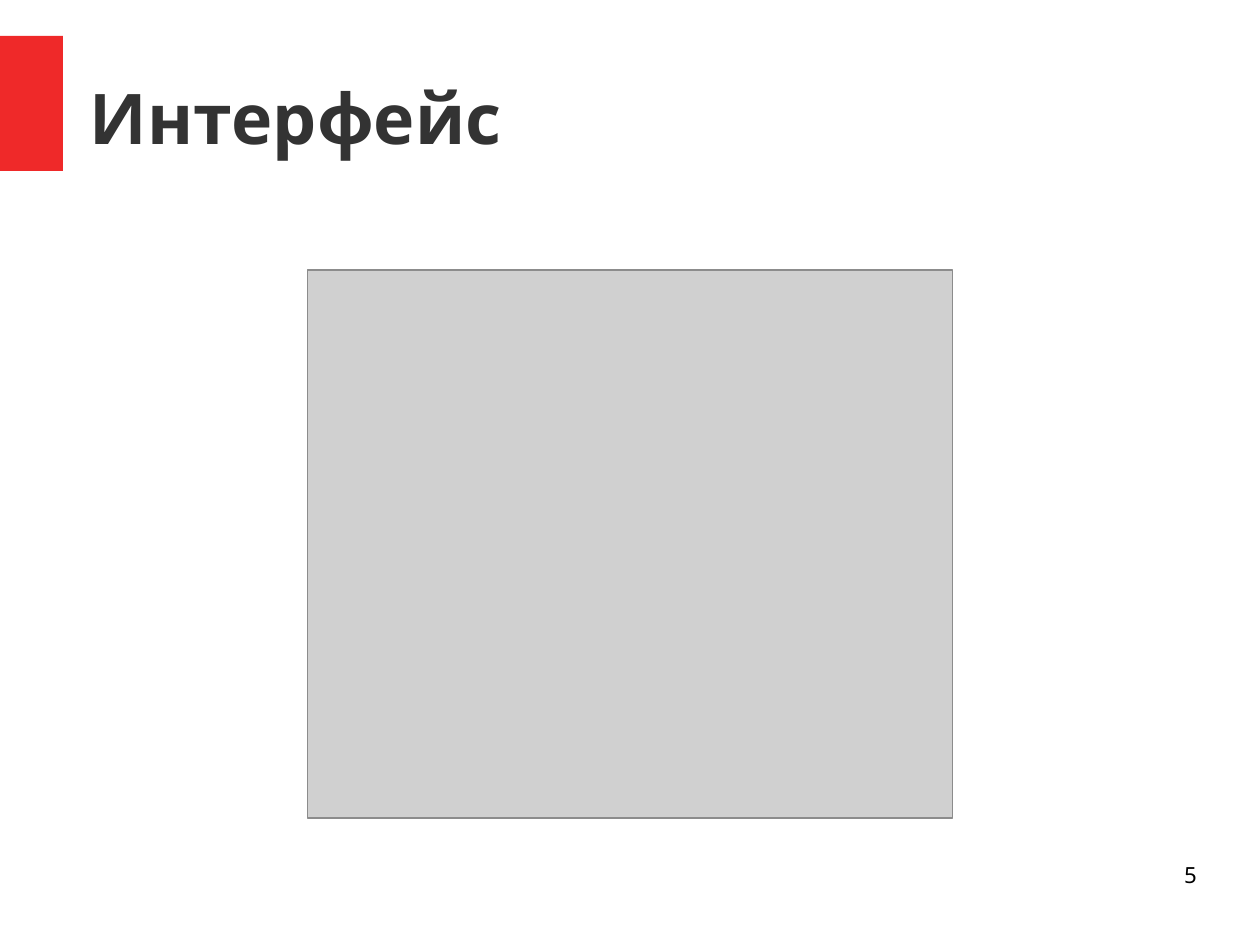
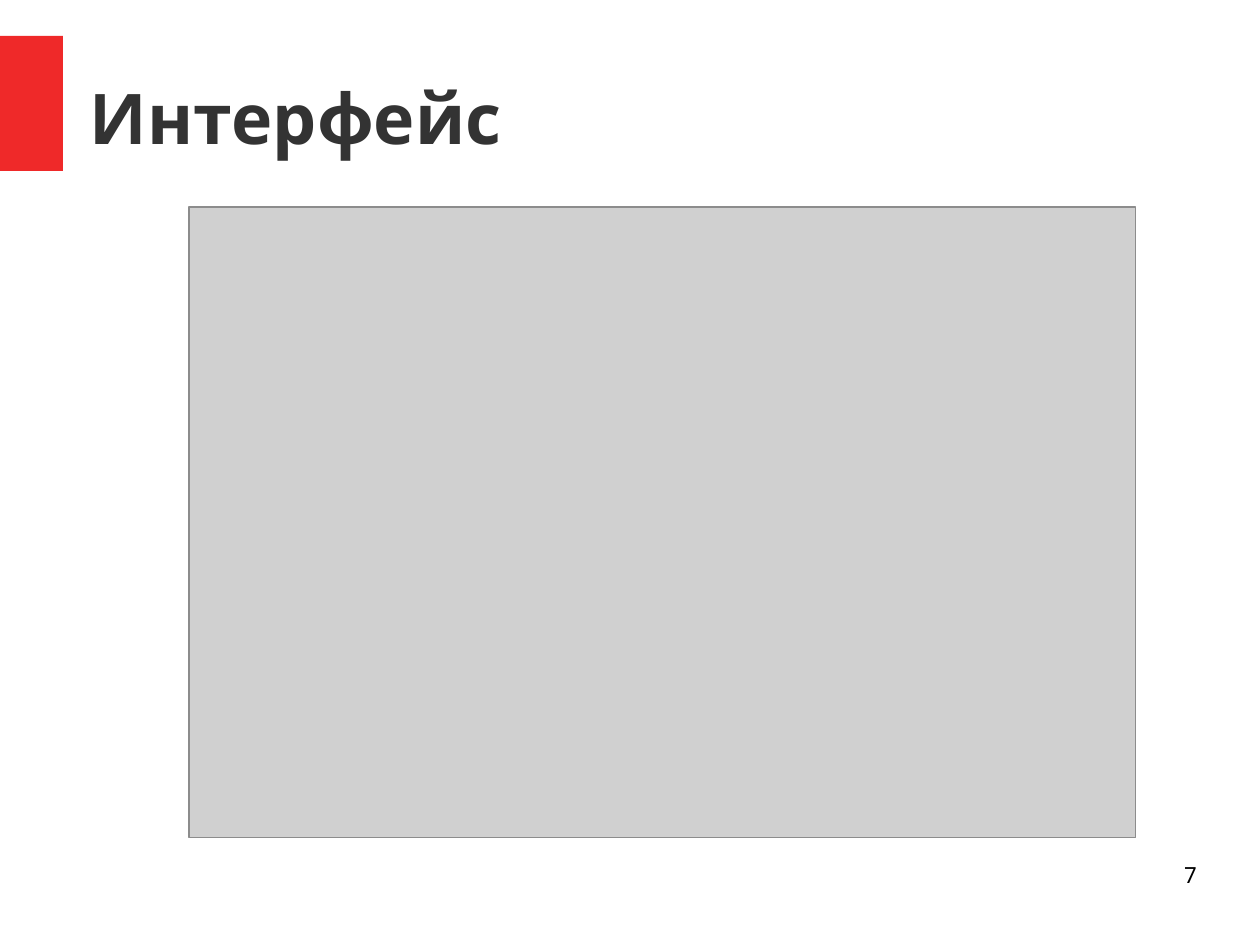
Before and after one commit to ilb/devmethodology, a slide deck: slide 7 of docs/presentation/services.odp (slide 5 before the commit). Drawn at 1260x945 pixels with LibreOffice and Linux fonts; fonts in the diff are those of the drawing; grey boxes stand for pictures. Boxes give left, top, right and bottom in pixels: in the first picture for what was removed or moved away, otherwise in the second. Text is boxed around its words. In the diff, an @@ line names an element or a change of style, - is before the commit and + after.

```diff
--- a/docs/presentation/services.odp
+++ b/docs/presentation/services.odp
@@ picture: place and size @@
-picture at <box>308,270,952,819</box>
+picture at <box>189,207,1135,838</box>
@@ page number at <box>1184,867,1197,883</box>: text changed @@
-5
+7
```
Also in this commit, not shown: 1 other slide changed, 2 slides added.
